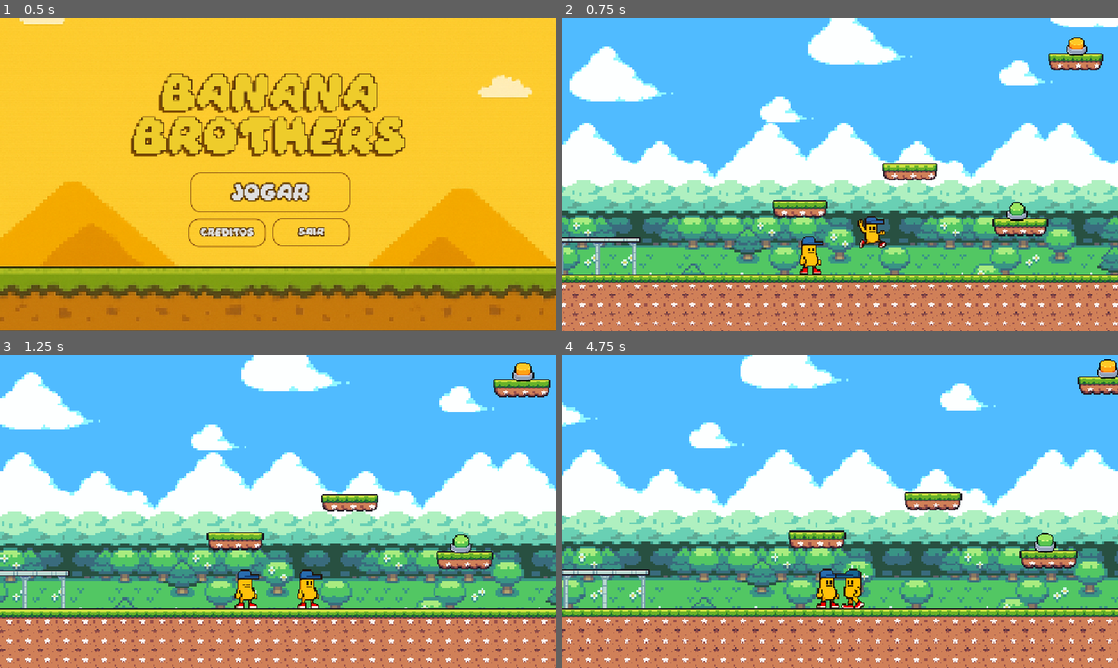
Above: before the commit, frames 1-4 (two rows, left to right).
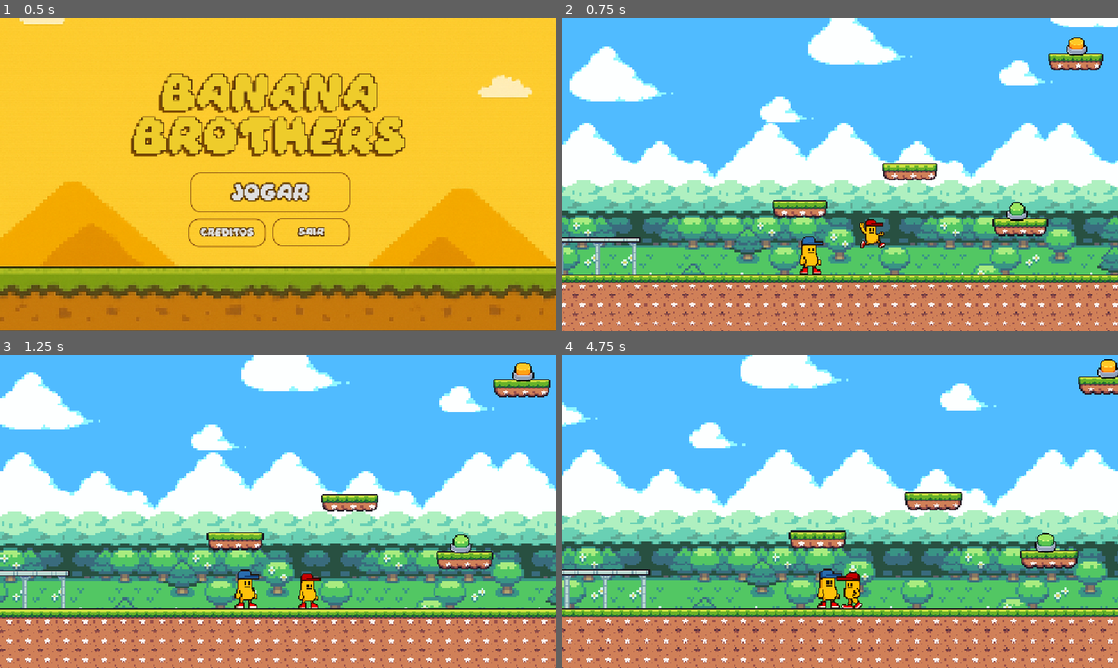
Above: after the commit, the same moments.

Repository: Jv1ctor/Banana-Brothers
Game: Godot game, scene res://ui/start_screen.tscn
Same seed, same stepped clock (60 frames per second), same inputs: the game is played once before the commit and once after it.
Inputs:
- Up to frame 1 (0.5 s): no input
- Up to frame 2 (0.75 s): click "JOGAR" at 0.5 s
- Up to frame 3 (1.25 s): no input
- Up to frame 4 (4.75 s): hold D (p1_ui_move_right) 1.28-2.78 s; tap Space (p1_ui_action) every 0.75 s from 1.35 to 4.35 s; tap W (p1_ui_move_jump) at 1.52, 2.27, 3.77, 4.52 s; hold A (p1_ui_move_left) from 2.78 s (still down)

Frame 1 is identical in both runs. In frame 2, 0.2% of the frame differs, in the area x 53-59%, y 63-74%; in frame 3, 0.2%; in frame 4, 4.0%, in the area x 0-100%, y 0-100%.

Commit message:
fix: sprites banana and mamae Nana

Diff:
--- /dev/null
+++ b/actors/mamaeNana.tscn
@@ -0,0 +1,36 @@
+[gd_scene load_steps=5 format=3 uid="uid://bf5lemtiuyq64"]
+
+[ext_resource type="Texture2D" uid="uid://d32se1yhah3fm" path="res://assets/sprites/MamaeNana/mamaeNanaPiscando_idle.png" id="1_f74ds"]
+[ext_resource type="Texture2D" uid="uid://dwnmn8gkgbr2f" path="res://assets/sprites/MamaeNana/mamaoNana_idle.png" id="2_wvrks"]
+
+[sub_resource type="SpriteFrames" id="SpriteFrames_1vpv2"]
+animations = [{
+"frames": [{
+"duration": 1.0,
+"texture": ExtResource("1_f74ds")
+}, {
+"duration": 30.0,
+"texture": ExtResource("2_wvrks")
+}],
+"loop": true,
+"name": &"idle",
+"speed": 5.0
+}]
+
+[sub_resource type="RectangleShape2D" id="RectangleShape2D_bygls"]
+size = Vector2(18.25, 40.3702)
+
+[node name="MamaeNana" type="CharacterBody2D"]
+
+[node name="AnimatedSprite2D" type="AnimatedSprite2D" parent="."]
+position = Vector2(0, -16)
+sprite_frames = SubResource("SpriteFrames_1vpv2")
+animation = &"idle"
+autoplay = "idle"
+frame_progress = 0.306998
+flip_h = true
+
+[node name="CollisionShape2D" type="CollisionShape2D" parent="."]
+position = Vector2(-1, -13.9463)
+scale = Vector2(0.993356, 0.889088)
+shape = SubResource("RectangleShape2D_bygls")
--- a/actors/player.tscn
+++ b/actors/player.tscn
@@ -1,57 +1,8 @@
-[gd_scene load_steps=13 format=3 uid="uid://dvrkea3u7ncpo"]
+[gd_scene load_steps=5 format=3 uid="uid://dvrkea3u7ncpo"]
 
 [ext_resource type="Script" uid="uid://drxf7t4ywolhf" path="res://scripts/player.gd" id="1_fkmo6"]
-[ext_resource type="Texture2D" uid="uid://w16rjbxyv4au" path="res://assets/sprites/Bananas/idle/idleOne.png" id="2_ua707"]
-[ext_resource type="Texture2D" uid="uid://culbh8uq77mol" path="res://assets/sprites/Bananas/idle/idleOneBlinking1.png" id="3_rkwqa"]
-[ext_resource type="Texture2D" uid="uid://bhqnn1cidnrjx" path="res://assets/sprites/Bananas/jumping/jumpingOne.png" id="4_41w2c"]
+[ext_resource type="SpriteFrames" uid="uid://cgxwam7vtisj7" path="res://texture/playerPratinha.tres" id="2_1yqc4"]
 [ext_resource type="Script" uid="uid://dvqargt2chima" path="res://scripts/switch_animation.gd" id="4_fkmo6"]
-[ext_resource type="Texture2D" uid="uid://c8bmcbtldwsf4" path="res://assets/sprites/Bananas/jumping/jumpingTwo.png" id="5_5nkr1"]
-[ext_resource type="Texture2D" uid="uid://dyh6wetc2ckra" path="res://assets/sprites/Bananas/run/banana_run.png" id="6_31m4k"]
-[ext_resource type="Texture2D" uid="uid://bsclxs56bgs01" path="res://assets/sprites/Bananas/run/banana_run2.png" id="7_opp7g"]
-[ext_resource type="Texture2D" uid="uid://dbu17hnrei1v4" path="res://assets/sprites/Bananas/run/banana_run3.png" id="8_jglmw"]
-[ext_resource type="Texture2D" uid="uid://djxm00erpfkon" path="res://assets/sprites/Bananas/run/banana_run4.png" id="9_bncfn"]
-
-[sub_resource type="SpriteFrames" id="SpriteFrames_1eyqu"]
-animations = [{
-"frames": [{
-"duration": 1.0,
-"texture": ExtResource("2_ua707")
-}, {
-"duration": 1.0,
-"texture": ExtResource("3_rkwqa")
-}],
-"loop": true,
-"name": &"idle",
-"speed": 2.5
-}, {
-"frames": [{
-"duration": 1.0,
-"texture": ExtResource("4_41w2c")
-}, {
-"duration": 1.0,
-"texture": ExtResource("5_5nkr1")
-}],
-"loop": true,
-"name": &"jump",
-"speed": 4.0
-}, {
-"frames": [{
-"duration": 1.0,
-"texture": ExtResource("6_31m4k")
-}, {
-"duration": 1.0,
-"texture": ExtResource("7_opp7g")
-}, {
-"duration": 1.0,
-"texture": ExtResource("8_jglmw")
-}, {
-"duration": 1.0,
-"texture": ExtResource("9_bncfn")
-}],
-"loop": true,
-"name": &"run",
-"speed": 7.0
-}]
 
 [sub_resource type="RectangleShape2D" id="RectangleShape2D_bygls"]
 size = Vector2(18.5, 32)
@@ -61,10 +12,8 @@
 
 [node name="AnimatedSprite2D" type="AnimatedSprite2D" parent="."]
 position = Vector2(0, -16)
-sprite_frames = SubResource("SpriteFrames_1eyqu")
+sprite_frames = ExtResource("2_1yqc4")
 animation = &"jump"
-autoplay = "jump"
-frame_progress = 0.0792242
 script = ExtResource("4_fkmo6")
 
 [node name="CollisionShape2D" type="CollisionShape2D" parent="."]
--- a/levels/world_1.tscn
+++ b/levels/world_1.tscn
@@ -13,8 +13,11 @@
 [ext_resource type="Texture2D" uid="uid://c050r4k6h7rvs" path="res://assets/sprites/Seasonal Tilesets/1 - Grassland/Background parts/3 - Cloud_cover_1.png" id="6_xpxyj"]
 [ext_resource type="Texture2D" uid="uid://cgobc00cxpckg" path="res://assets/sprites/Seasonal Tilesets/1 - Grassland/Background parts/2 - Hills.png" id="7_8f4wj"]
 [ext_resource type="Texture2D" uid="uid://s0miahotk7jt" path="res://assets/sprites/Seasonal Tilesets/1 - Grassland/Background parts/1 - Foreground_scenery.png" id="8_4aspj"]
+[ext_resource type="SpriteFrames" uid="uid://cq04vwnfkexsh" path="res://texture/playerNanica.tres" id="9_1qaao"]
+[ext_resource type="SpriteFrames" uid="uid://cgxwam7vtisj7" path="res://texture/playerPratinha.tres" id="10_uc2ke"]
 [ext_resource type="PackedScene" uid="uid://buclgb6lbivcu" path="res://prefebs/ballon.tscn" id="13_thqsu"]
 [ext_resource type="PackedScene" uid="uid://d2tdoqvl88i1f" path="res://prefebs/puzzle_move_platform.tscn" id="15_rsm41"]
+[ext_resource type="PackedScene" uid="uid://bf5lemtiuyq64" path="res://actors/mamaeNana.tscn" id="18_uc2ke"]
 
 [sub_resource type="Resource" id="Resource_7ab5j"]
 script = ExtResource("3_viyde")
@@ -64,10 +67,8 @@
 [node name="moving_platform11" parent="puzzle_move_platform" instance=ExtResource("3_6r8k1")]
 position = Vector2(-60, 45)
 scale = Vector2(1, 0.993852)
-move_speed = 3
 distance = 90
 moving_horizontal = false
-invert_direction = false
 
 [node name="puzzle_move_platform2" parent="." node_paths=PackedStringArray("button1Platform", "button2Platform", "platform") instance=ExtResource("15_rsm41")]
 position = Vector2(1369, 241)
@@ -86,7 +87,6 @@
 position = Vector2(94, 14)
 move_speed = 1
 distance = 80
-moving_horizontal = true
 invert_direction = true
 
 [node name="puzzle_move_platform3" parent="." node_paths=PackedStringArray("button1Platform", "button2Platform", "platform") instance=ExtResource("15_rsm41")]
@@ -112,11 +112,14 @@
 position = Vector2(923, 424)
 collision_mask = 5
 controls = SubResource("Resource_7ab5j")
+texture = ExtResource("9_1qaao")
 
 [node name="Player" parent="." instance=ExtResource("1_umix3")]
 position = Vector2(975, 397)
+scale = Vector2(0.915753, 0.915753)
 collision_mask = 5
 controls = SubResource("Resource_3hl4r")
+texture = ExtResource("10_uc2ke")
 
 [node name="Camera" type="Camera2D" parent="."]
 position = Vector2(204, 378)
@@ -189,3 +192,6 @@
 scale = Vector2(2, 2)
 texture = ExtResource("8_4aspj")
 centered = false
+
+[node name="MamaeNana" parent="." instance=ExtResource("18_uc2ke")]
+position = Vector2(2082, 425)
--- a/scripts/player.gd
+++ b/scripts/player.gd
@@ -3,6 +3,7 @@
 class_name Player
 
 @export var controls: PlayerControls = null
+@export var texture: SpriteFrames = null
 const SPEED = 100.0
 const JUMP_VELOCITY = -400.0
 
@@ -11,13 +12,14 @@
 
 var _current_state = State.idle
 
+func _ready() -> void:
+	animated_sprite_2d.sprite_frames = texture
+
 func _set_state(newState: State):
 	#var before_state = _current_state
 	if newState == _current_state:
 		return
 	_current_state = newState
-
-
 
 
 func handle_player_move(delta):
--- /dev/null
+++ b/texture/playerNanica.tres
@@ -0,0 +1,52 @@
+[gd_resource type="SpriteFrames" load_steps=9 format=3 uid="uid://cq04vwnfkexsh"]
+
+[ext_resource type="Texture2D" uid="uid://w16rjbxyv4au" path="res://assets/sprites/Bananas/idle/idleOne.png" id="1_ps0fr"]
+[ext_resource type="Texture2D" uid="uid://culbh8uq77mol" path="res://assets/sprites/Bananas/idle/idleOneBlinking1.png" id="2_s165r"]
+[ext_resource type="Texture2D" uid="uid://bhqnn1cidnrjx" path="res://assets/sprites/Bananas/jumping/jumpingOne.png" id="3_jq1ut"]
+[ext_resource type="Texture2D" uid="uid://c8bmcbtldwsf4" path="res://assets/sprites/Bananas/jumping/jumpingTwo.png" id="4_msypo"]
+[ext_resource type="Texture2D" uid="uid://dyh6wetc2ckra" path="res://assets/sprites/Bananas/run/banana_run.png" id="5_ti5m5"]
+[ext_resource type="Texture2D" uid="uid://bsclxs56bgs01" path="res://assets/sprites/Bananas/run/banana_run2.png" id="6_xhww7"]
+[ext_resource type="Texture2D" uid="uid://dbu17hnrei1v4" path="res://assets/sprites/Bananas/run/banana_run3.png" id="7_lrxo3"]
+[ext_resource type="Texture2D" uid="uid://djxm00erpfkon" path="res://assets/sprites/Bananas/run/banana_run4.png" id="8_g52c1"]
+
+[resource]
+animations = [{
+"frames": [{
+"duration": 10.0,
+"texture": ExtResource("1_ps0fr")
+}, {
+"duration": 1.0,
+"texture": ExtResource("2_s165r")
+}],
+"loop": true,
+"name": &"idle",
+"speed": 5.0
+}, {
+"frames": [{
+"duration": 1.0,
+"texture": ExtResource("3_jq1ut")
+}, {
+"duration": 3.0,
+"texture": ExtResource("4_msypo")
+}],
+"loop": true,
+"name": &"jump",
+"speed": 4.0
+}, {
+"frames": [{
+"duration": 1.0,
+"texture": ExtResource("5_ti5m5")
+}, {
+"duration": 1.0,
+"texture": ExtResource("6_xhww7")
+}, {
+"duration": 1.0,
+"texture": ExtResource("7_lrxo3")
+}, {
+"duration": 1.0,
+"texture": ExtResource("8_g52c1")
+}],
+"loop": true,
+"name": &"run",
+"speed": 7.0
+}]
--- /dev/null
+++ b/texture/playerPratinha.tres
@@ -0,0 +1,52 @@
+[gd_resource type="SpriteFrames" load_steps=9 format=3 uid="uid://cgxwam7vtisj7"]
+
+[ext_resource type="Texture2D" uid="uid://ktpd5ul8enl0" path="res://assets/sprites/Bananas/idle/idleOne_2.png" id="1_umjne"]
+[ext_resource type="Texture2D" uid="uid://b4a5s8vff3bgi" path="res://assets/sprites/Bananas/idle/idleOneBlinking2.png" id="2_5t6u7"]
+[ext_resource type="Texture2D" uid="uid://bttugumtdchgb" path="res://assets/sprites/Bananas/jumping/jumpingOne_2.png" id="3_5t6u7"]
+[ext_resource type="Texture2D" uid="uid://8g3luneqmygn" path="res://assets/sprites/Bananas/jumping/jumpingTwo_2.png" id="3_oimvj"]
+[ext_resource type="Texture2D" uid="uid://cklf531xqvcct" path="res://assets/sprites/Bananas/run/bananaRun.png" id="4_gh25e"]
+[ext_resource type="Texture2D" uid="uid://cmfonf6wju523" path="res://assets/sprites/Bananas/run/banana2Run2.png" id="5_7smop"]
+[ext_resource type="Texture2D" uid="uid://bopa0cobwtnmm" path="res://assets/sprites/Bananas/run/banana2Run3.png" id="6_3e7ea"]
+[ext_resource type="Texture2D" uid="uid://cpepa6s0w6m7f" path="res://assets/sprites/Bananas/run/banana2Run4.png" id="7_clpnr"]
+
+[resource]
+animations = [{
+"frames": [{
+"duration": 10.0,
+"texture": ExtResource("1_umjne")
+}, {
+"duration": 1.0,
+"texture": ExtResource("2_5t6u7")
+}],
+"loop": true,
+"name": &"idle",
+"speed": 2.5
+}, {
+"frames": [{
+"duration": 1.0,
+"texture": ExtResource("3_5t6u7")
+}, {
+"duration": 3.0,
+"texture": ExtResource("3_oimvj")
+}],
+"loop": true,
+"name": &"jump",
+"speed": 4.0
+}, {
+"frames": [{
+"duration": 1.0,
+"texture": ExtResource("4_gh25e")
+}, {
+"duration": 1.0,
+"texture": ExtResource("5_7smop")
+}, {
+"duration": 1.0,
+"texture": ExtResource("6_3e7ea")
+}, {
+"duration": 1.0,
+"texture": ExtResource("7_clpnr")
+}],
+"loop": true,
+"name": &"run",
+"speed": 7.0
+}]
Not shown, added: assets/sprites/Sprites blocos/blue.png.import
Not shown, added: assets/sprites/Sprites blocos/green.png.import
Not shown, added: assets/sprites/Sprites blocos/red.png.import
Not shown, added: assets/sprites/Sprites blocos/yellow.png.import
Not shown: 1 places in levels/world_1.tscn that only renumber resources
